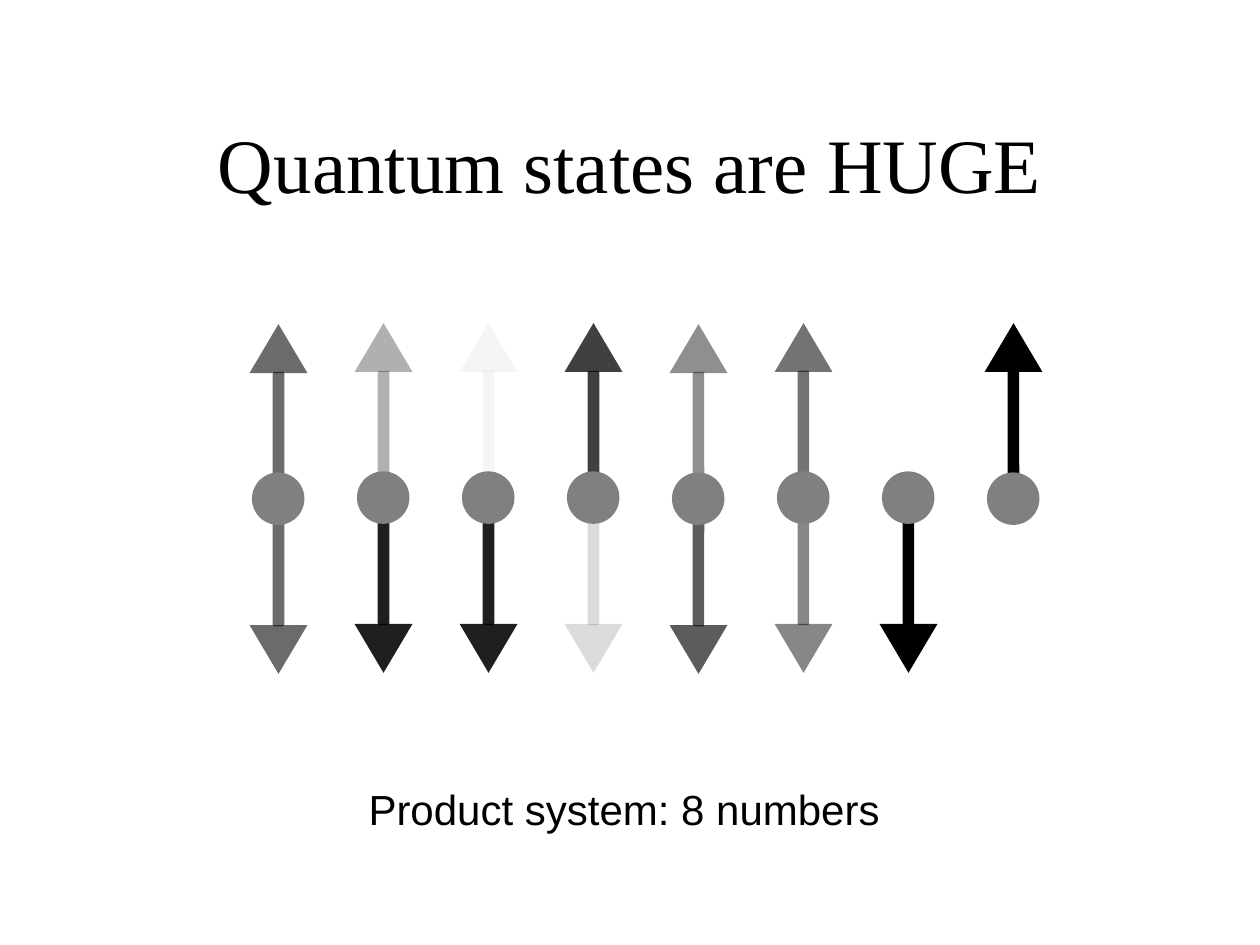
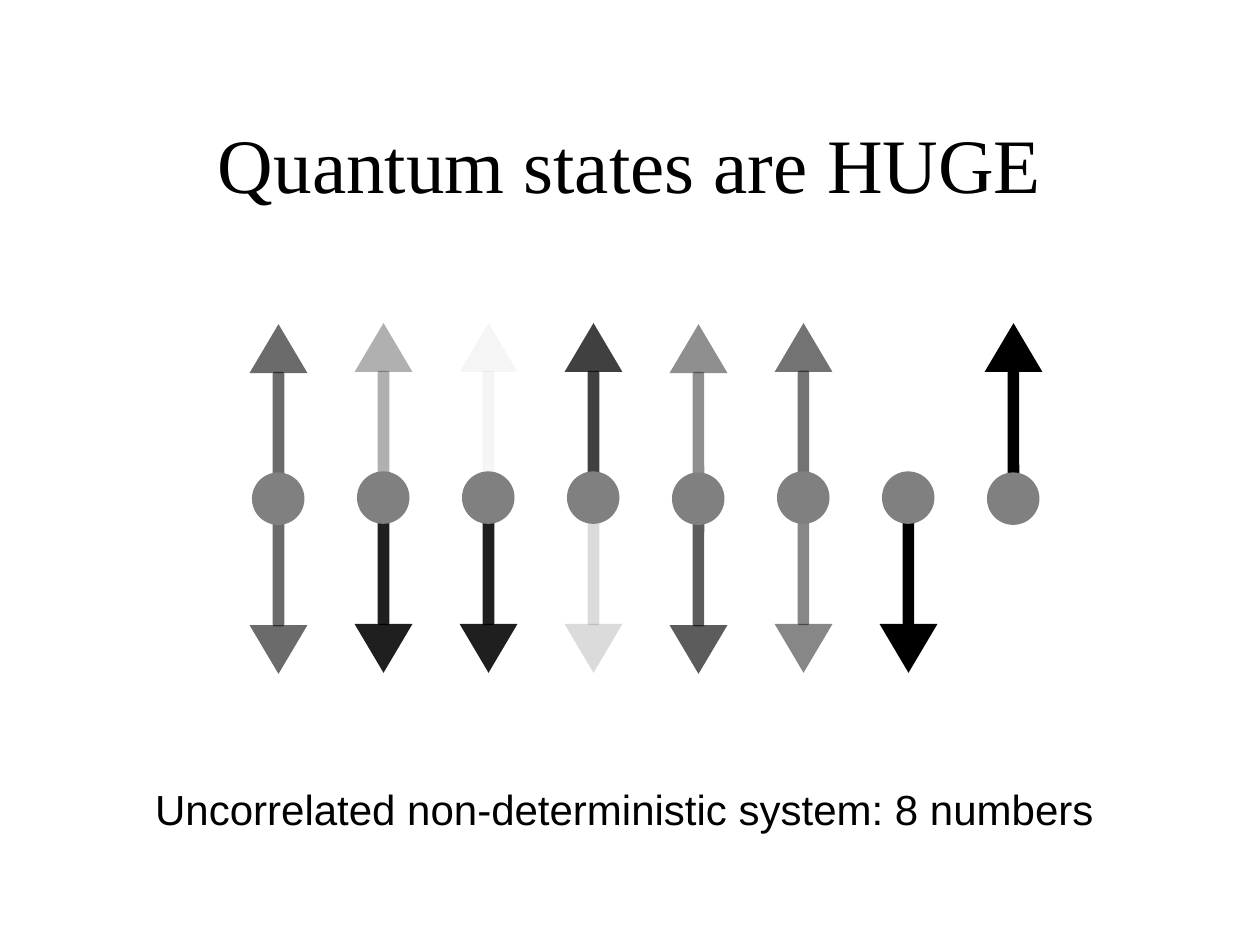
Before and after one commit to gcross/QC-Talks, a slide deck: slide 5 of GeneralExam/WeaponsOfMassSimulation.odp. Drawn at 1260x945 pixels with LibreOffice and Linux fonts; fonts in the diff are those of the drawing; background and template pictures are left out. Boxes give left, top, right and bottom in pixels: in the first picture for what was removed or moved away, otherwise in the second. Text is boxed around its words. In the diff, an @@ line names an element or a change of style, - is before the commit and + after.

```diff
--- a/GeneralExam/WeaponsOfMassSimulation.odp
+++ b/GeneralExam/WeaponsOfMassSimulation.odp
@@ text at (155, 794, 1093, 833): text changed @@
-Product system: 8 numbers
+Uncorrelated non-deterministic system: 8 numbers
```
Also in this commit, not shown: 1 slide added, 29 slides removed.
